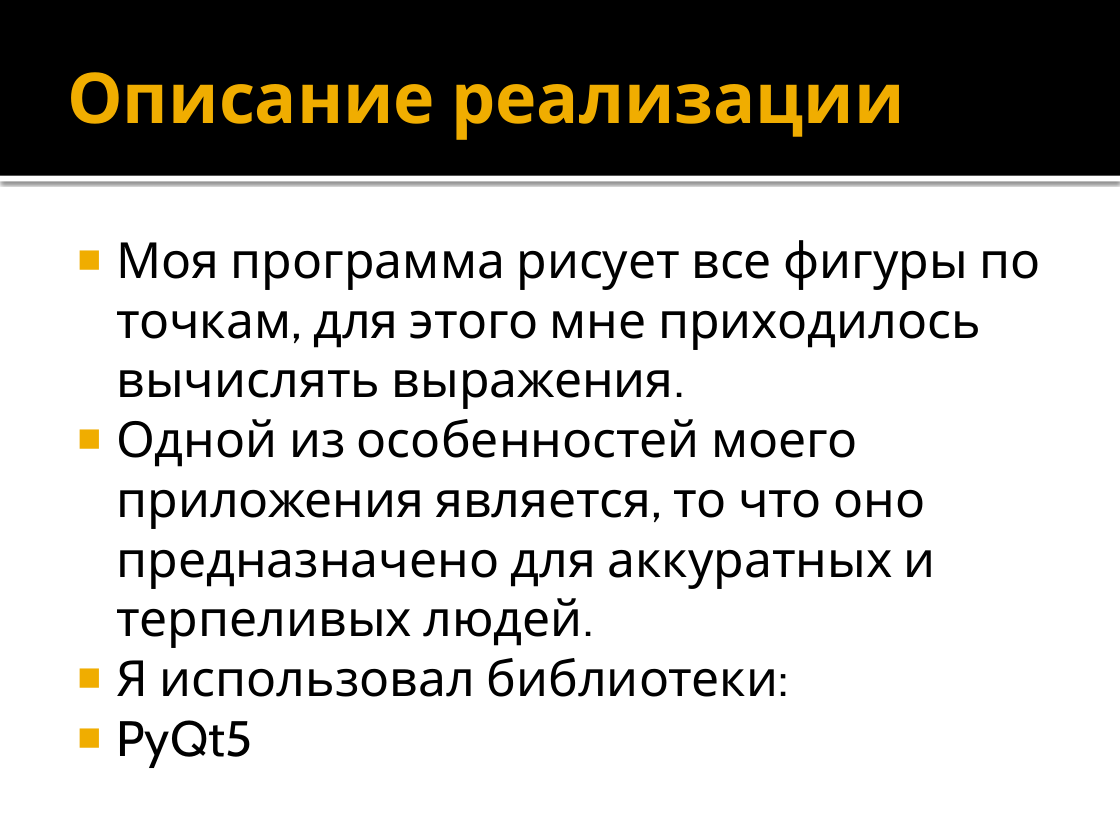
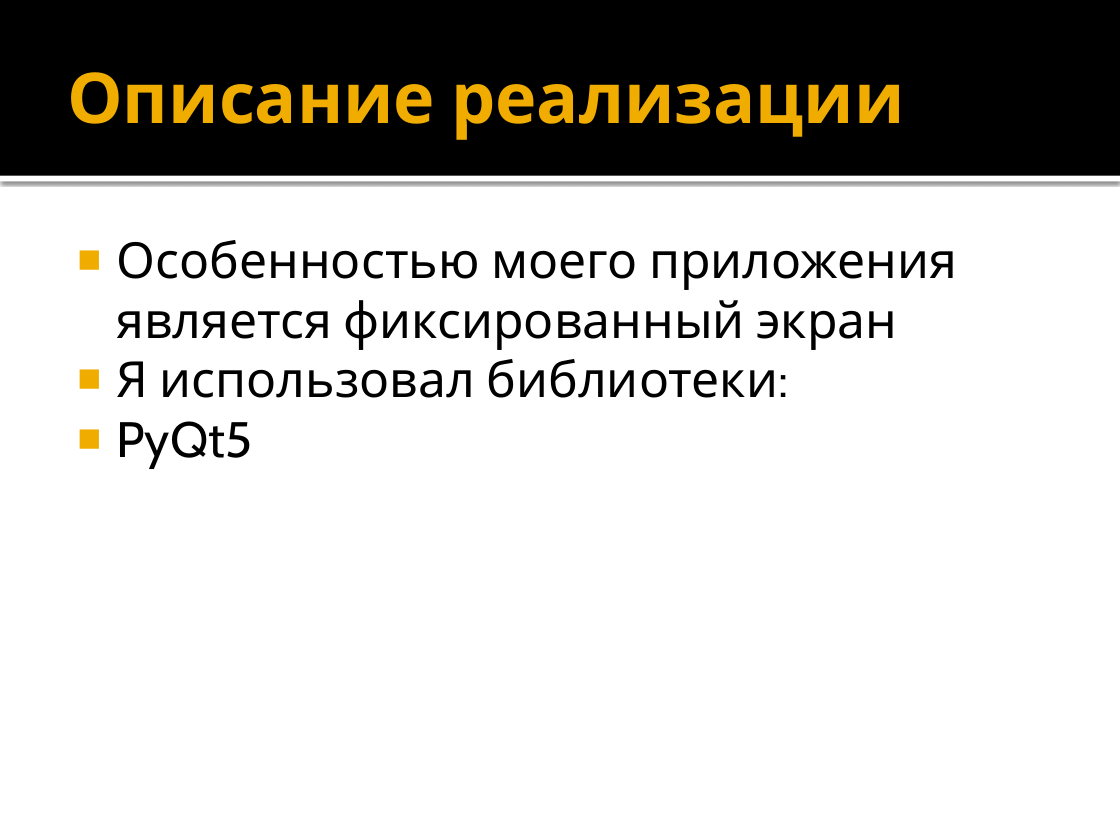
Before and after one commit to ManaeffIvan/MyProject, a slide deck: slide 3 of Paint 2.pptx. Drawn at 1120x840 pixels with LibreOffice and Linux fonts; fonts in the diff are those of the drawing. Boxes give left, top, right and bottom in pixels: in the first picture for what was removed or moved away, otherwise in the second. Text is boxed around its words. In the diff, an @@ line names an element or a change of style, - is before the commit and + after.

```diff
--- a/Paint 2.pptx
+++ b/Paint 2.pptx
@@ text at box(116, 240, 957, 350): text changed @@
-■ Моя программа рисует все фигуры по точкам, для этого мне приходилось вычислять выражения.
-■ Одной из особенностей моего приложения является, то что оно предназначено для аккуратных и терпеливых людей.
+■ Особенностью моего приложения является фиксированный экран
```
Also in this commit, not shown: 2 other slides changed.
